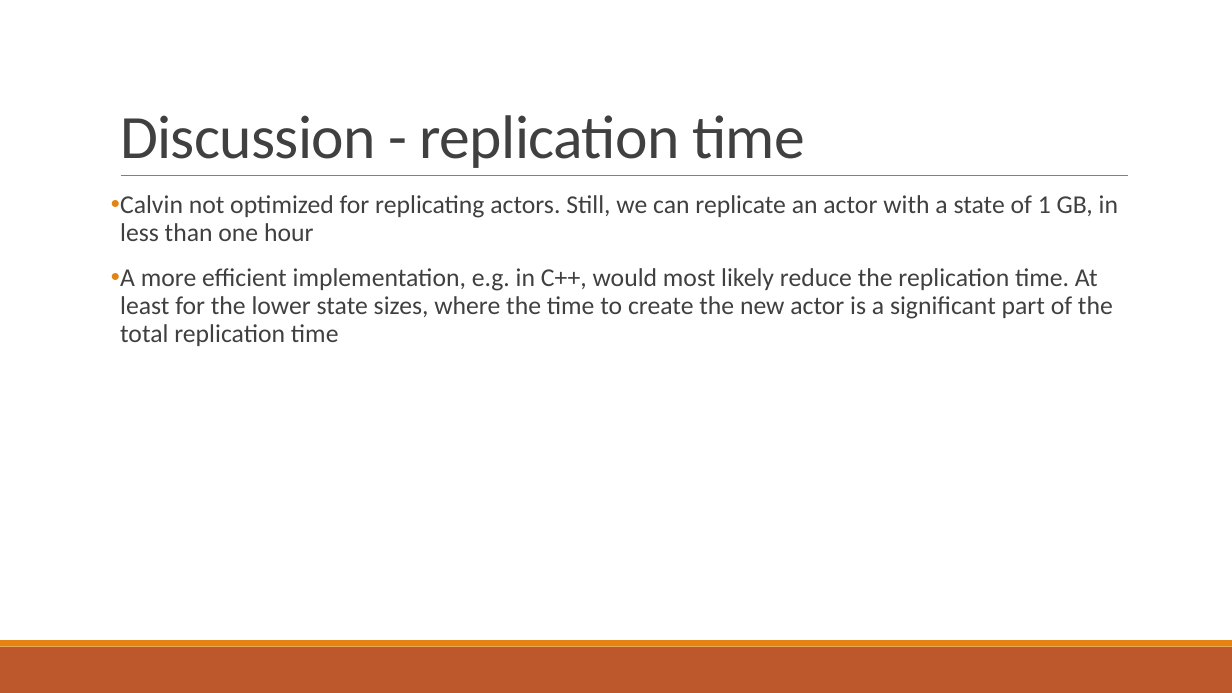
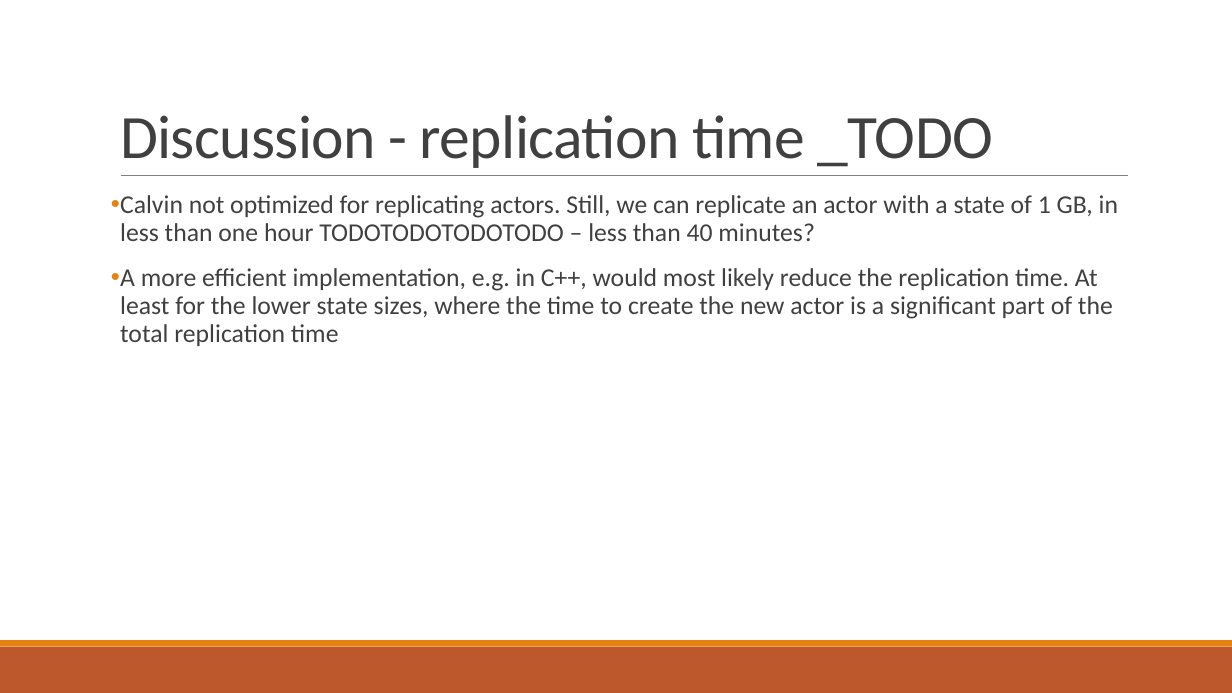
Before and after one commit to PStahl/master_thesis, a slide deck: slide 50 of presentation/presentation2.pptx (slide 49 before the commit). Drawn at 1232x693 pixels with LibreOffice and Linux fonts; fonts in the diff are those of the drawing. Boxes give left, top, right and bottom in pixels: in the first picture for what was removed or moved away, otherwise in the second. Text is boxed around its words. In the diff, an @@ line names an element or a change of style, - is before the commit and + after.

Commit message:
update presentation2

```diff
--- a/presentation/presentation2.pptx
+++ b/presentation/presentation2.pptx
@@ title at box(120, 115, 993, 168): text changed @@
-Discussion - replication time
+Discussion - replication time _TODO
@@ text at box(120, 195, 1118, 241): text changed @@
-• Calvin not optimized for replicating actors. Still, we can replicate an actor with a state of 1 GB, in less than one hour
+• Calvin not optimized for replicating actors. Still, we can replicate an actor with a state of 1 GB, in less than one hour TODOTODOTODOTODO – less than 40 minutes?
```
Also in this commit, not shown: 1 slide added.
